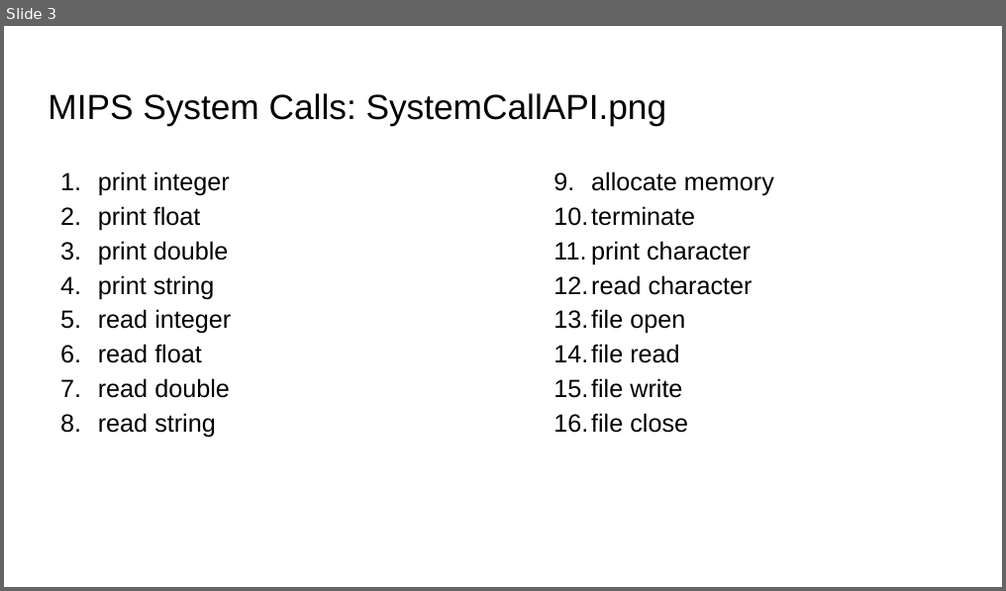
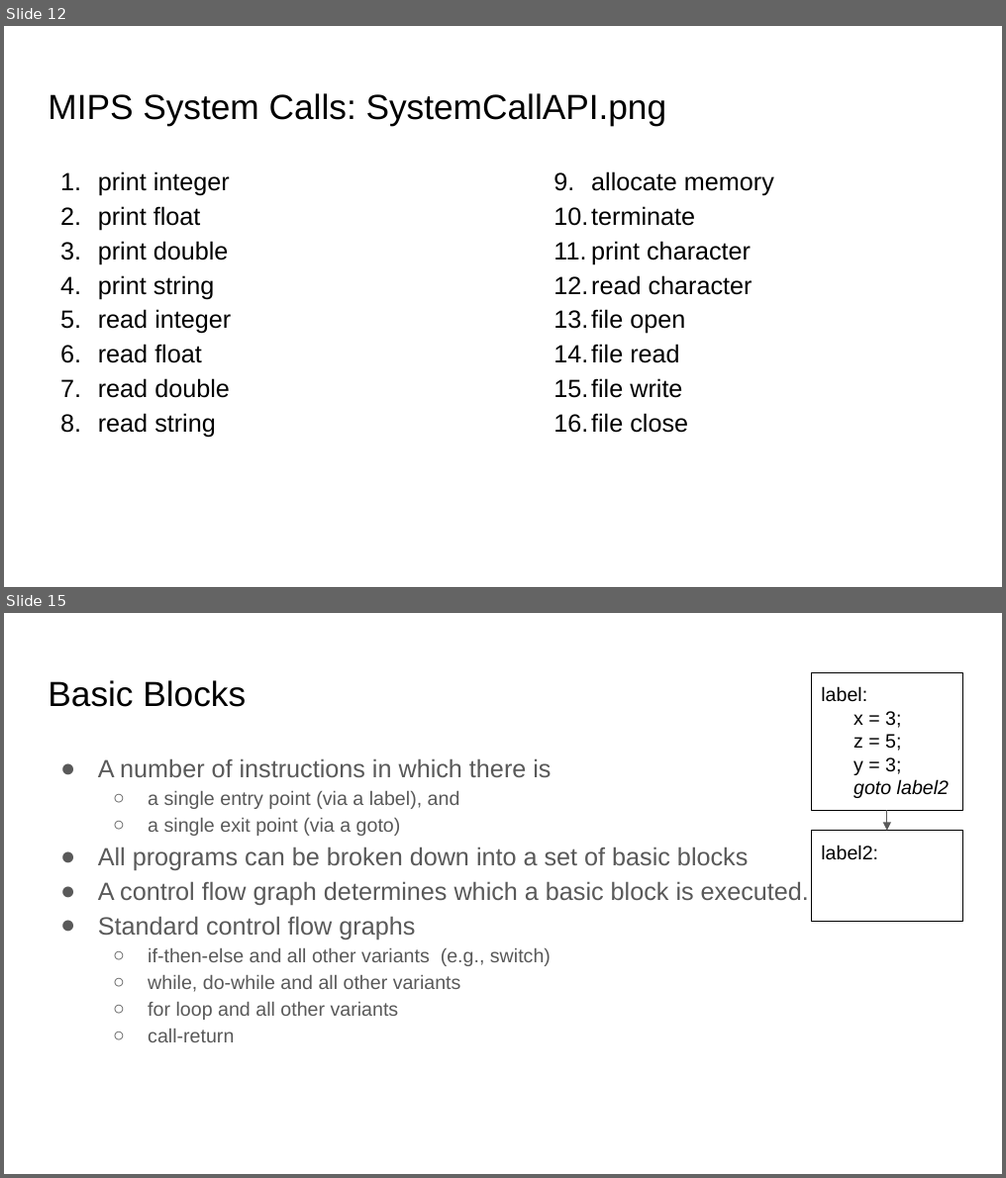
Before and after one commit to sgarcia0206/comp122-f23, a slide deck: assembly-programming/slide_presentations/.hidden/intro_to_mips.pptx. Shown one above the other, each under a label of ours: slide 3 before the commit, slides 12 and 15 after it; the slides between them are not shown. The pictures are 1006x591 and 1006x1178 pixels, drawn with LibreOffice and Linux fonts; fonts in the diff are those of the drawing. Boxes give left, top, right and bottom in pixels: in the first picture for what was removed or moved away, otherwise in the second. Text is boxed around its words. In the diff, an @@ line names an element or a change of style, - is before the commit and + after.

```diff
--- a/assembly-programming/slide_presentations/.hidden/intro_to_mips.pptx
+++ b/assembly-programming/slide_presentations/.hidden/intro_to_mips.pptx
@@ slide 15 added at bbox=[4, 613, 1002, 1174], background #FFFFFF @@
@@ title added at bbox=[48, 680, 246, 707], 25.2 pt, text #000000 @@
+Basic Blocks
@@ rectangle added at bbox=[811, 672, 963, 811], outline #000000 0.75 pt, 14 pt, text #000000 @@
+label:
+x = 3;
+z = 5;
+y = 3;
+goto label2
@@ text added at bbox=[98, 759, 809, 1043], 14 pt, text #595959 @@
+● A number of instructions in which there is
+  ○ a single entry point (via a label), and
+  ○ a single exit point (via a goto)
+● All programs can be broken down into a set of basic blocks
+● A control flow graph determines which a basic block is executed.
+● Standard control flow graphs
+  ○ if-then-else and all other variants (e.g., switch)
+  ○ while, do-while and all other variants
+  ○ for loop and all other variants
+  ○ call-return
@@ arrow added from (887, 811) to (887, 831), #595959 0.75 pt @@
@@ rectangle added at bbox=[811, 831, 963, 921], outline #000000 0.75 pt, 14 pt, text #000000 @@
+label2:
@@ what was slide 3 is now slide 12 @@
```
Also in this commit, not shown: 2 slides changed, 8 other slides added, 6 slides removed, 1 other file.
